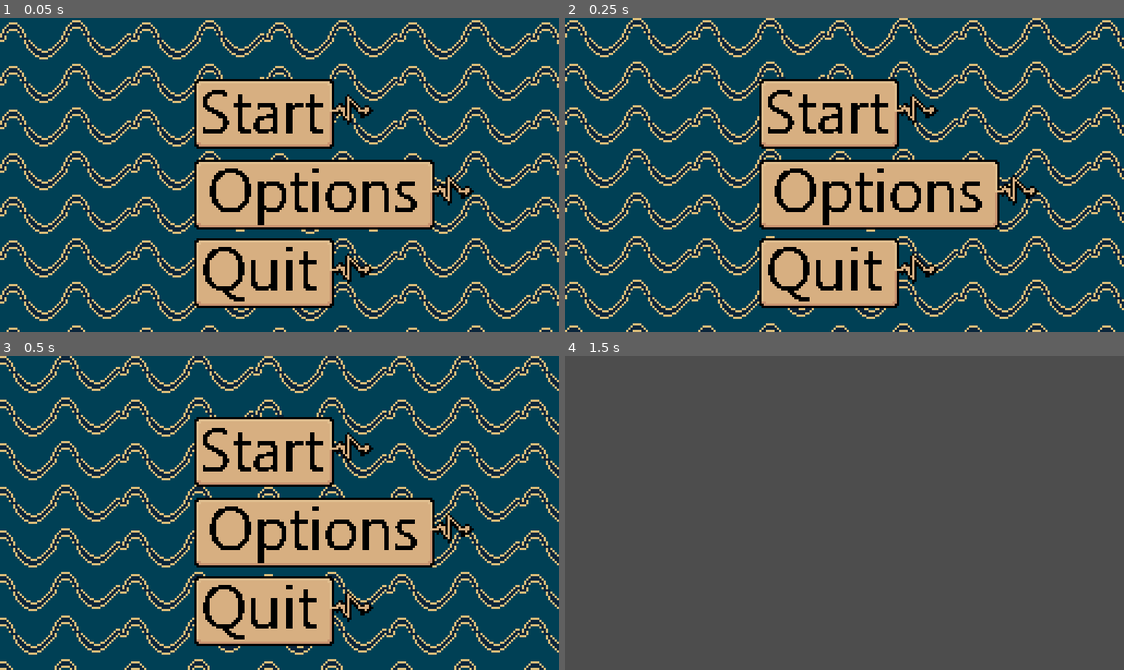
Above: before the commit, frames 1-4 (two rows, left to right).
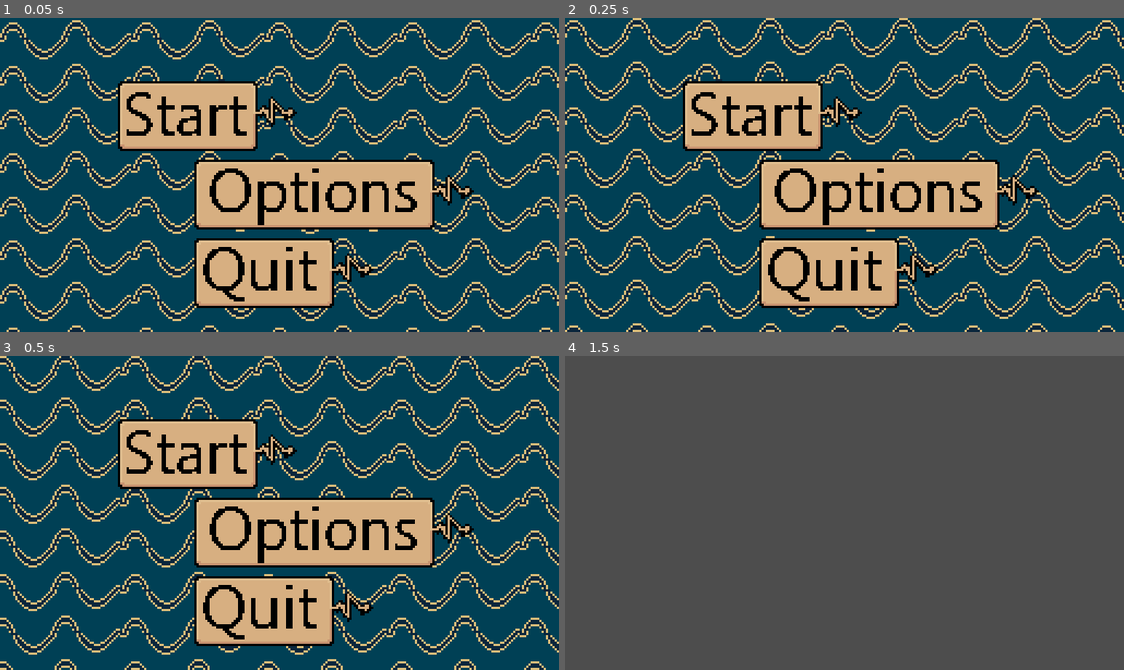
Above: after the commit, the same moments.

Repository: Zeis697538/Signalverarbeiung-Game
Game: Godot game, scene res://main_menu.tscn
Two runs of this game, one before a commit and one after it. Both use one fixed random seed, a clock stepped at 60 frames per second and the inputs below. This scene is started directly instead of the project's main scene.
Inputs (mouse positions are in pixels of both pictures, inside the frame that each line leads up to; where the layout moved, square brackets give the same spot in the first picture):
- Up to frame 1 (0.05 s): no input
- Up to frame 2 (0.25 s): no input
- Up to frame 3 (0.5 s): no input
- Up to frame 4 (1.5 s): click (783, 453) [855, 453] at 0.5 s; tap Enter at 1.25 s

The runs differ from the first frame. In frame 1, 6.8% of the frame differs, in the area x 21-67%, y 19-43%; in frame 2, 6.9%; in frame 3, 6.9%; in frame 4, nothing differs.

Commit message:
button_test

Diff:
--- a/main_menu.tscn
+++ b/main_menu.tscn
@@ -38,10 +38,10 @@
 
 [node name="Start" type="TextureButton" parent="Button_manager"]
 layout_mode = 0
-offset_left = 89.0
-offset_top = 28.0
-offset_right = 179.0
-offset_bottom = 60.0
+offset_left = 54.0
+offset_top = 29.0
+offset_right = 144.0
+offset_bottom = 61.0
 texture_normal = ExtResource("2_qe12f")
 texture_hover = ExtResource("5_dy7ct")
 
--- a/project.godot
+++ b/project.godot
@@ -12,7 +12,7 @@
 
 config/name="Signalverarbeitung Game"
 run/main_scene="uid://dobxp8i6xj2no"
-config/features=PackedStringArray("4.4", "GL Compatibility")
+config/features=PackedStringArray("4.5", "GL Compatibility")
 config/icon="res://icon.svg"
 
 [display]
Not shown, changed: Button highlighted/options_button_highlighted.png.import
Not shown, changed: Button highlighted/quit_button_highlighted.png.import
Not shown, changed: Button highlighted/start_button_highlighted.png.import
Not shown, changed: Buttons normal/Start_button_normal.png.import
Not shown, changed: Buttons normal/options_button_normal.png.import
Not shown, changed: Buttons normal/quit_button_normal.png.import
Not shown, changed: Sprites/Background_Pattern.png.import
Not shown, changed: Sprites/RepeatingPatternt.png.import
Not shown, changed: icon.svg.import
